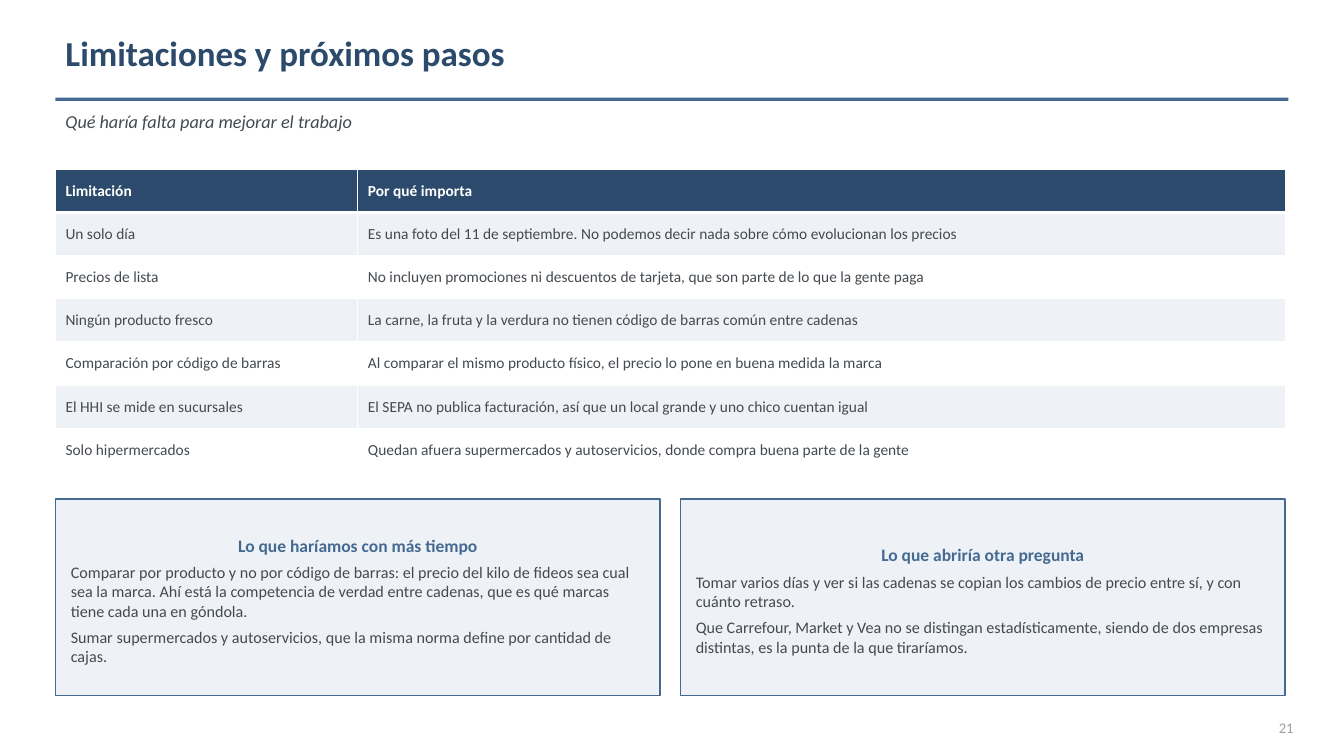
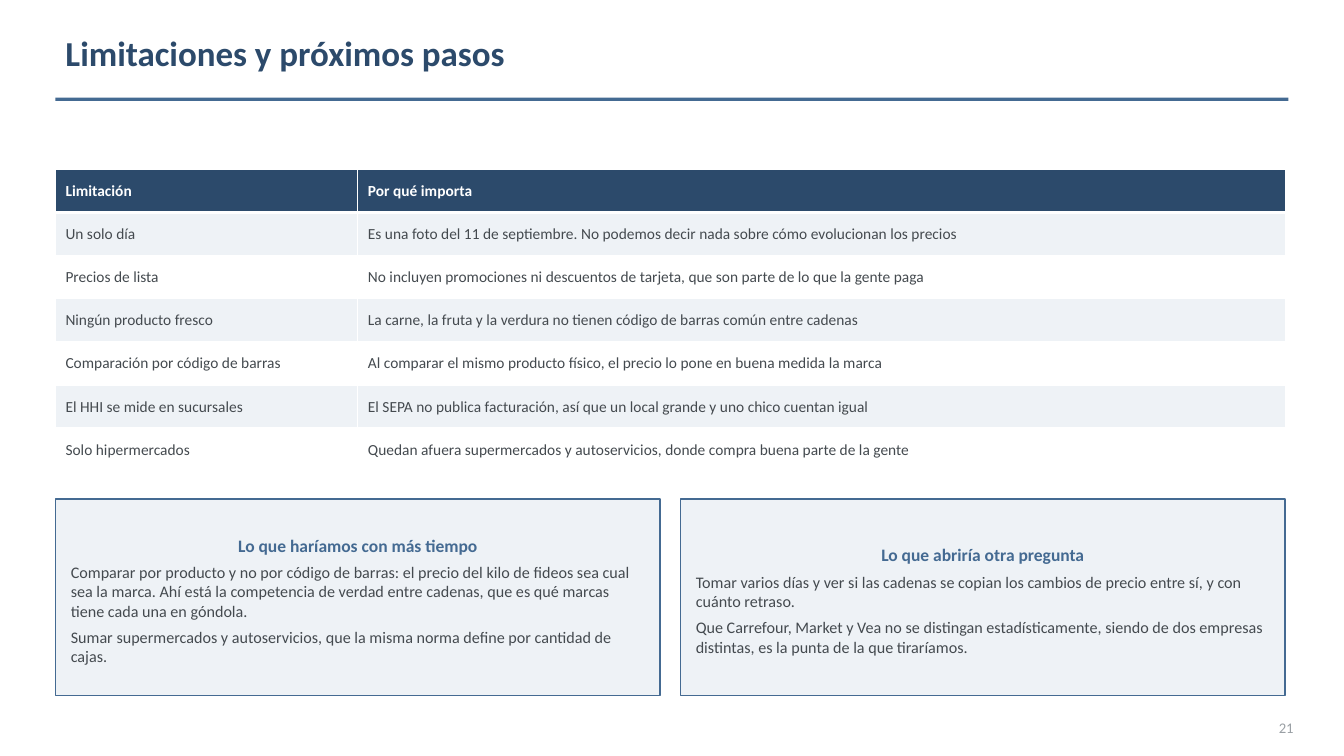
Before and after one commit to solguerrero0501-ux/tp-grupo03, a slide deck: slide 21 of presentacion/TP_CienciaDeDatos_EntregaFinal_Grupo3.pptx. Drawn at 1344x756 pixels with LibreOffice and Linux fonts; fonts in the diff are those of the drawing. Boxes give left, top, right and bottom in pixels: in the first picture for what was removed or moved away, otherwise in the second. Text is boxed around its words. In the diff, an @@ line names an element or a change of style, - is before the commit and + after.

```diff
--- a/presentacion/TP_CienciaDeDatos_EntregaFinal_Grupo3.pptx
+++ b/presentacion/TP_CienciaDeDatos_EntregaFinal_Grupo3.pptx
@@ text removed at [65, 115, 352, 131] @@
-Qué haría falta para mejorar el trabajo
```
Also in this commit, not shown: 21 other slides changed.
